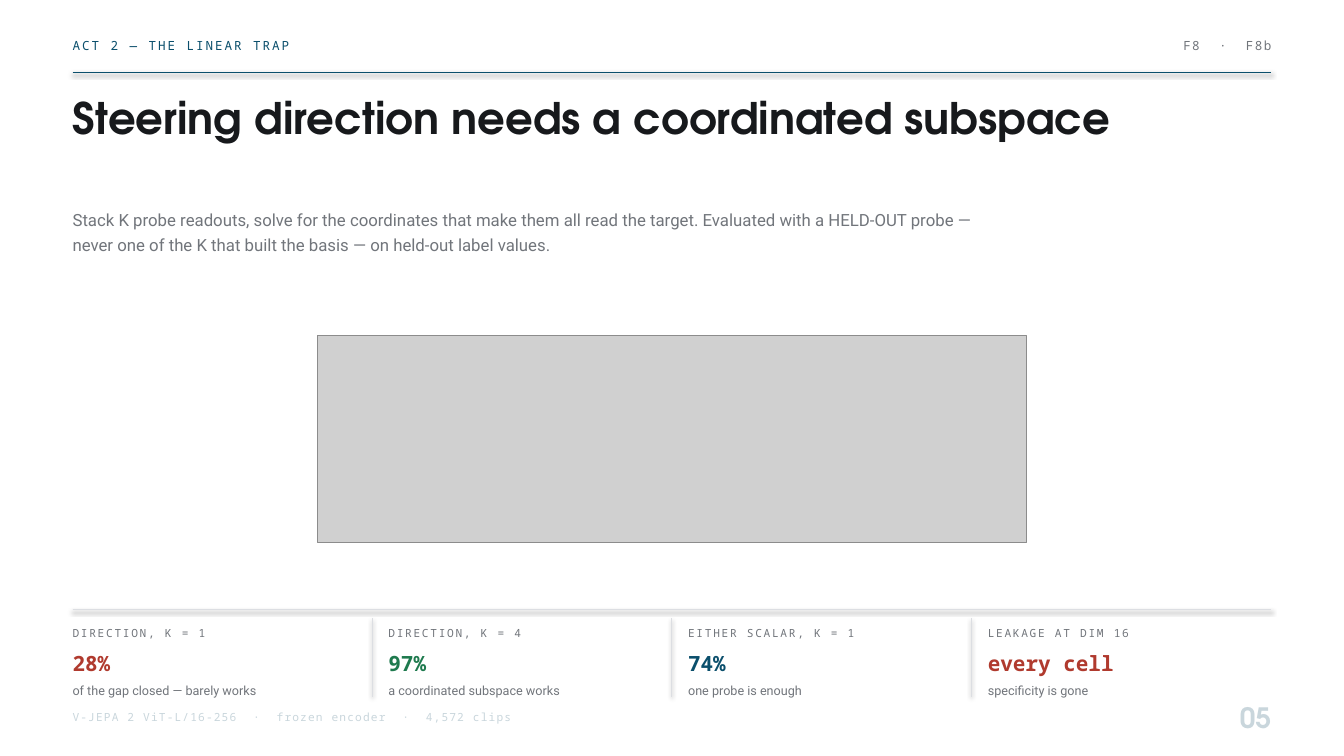
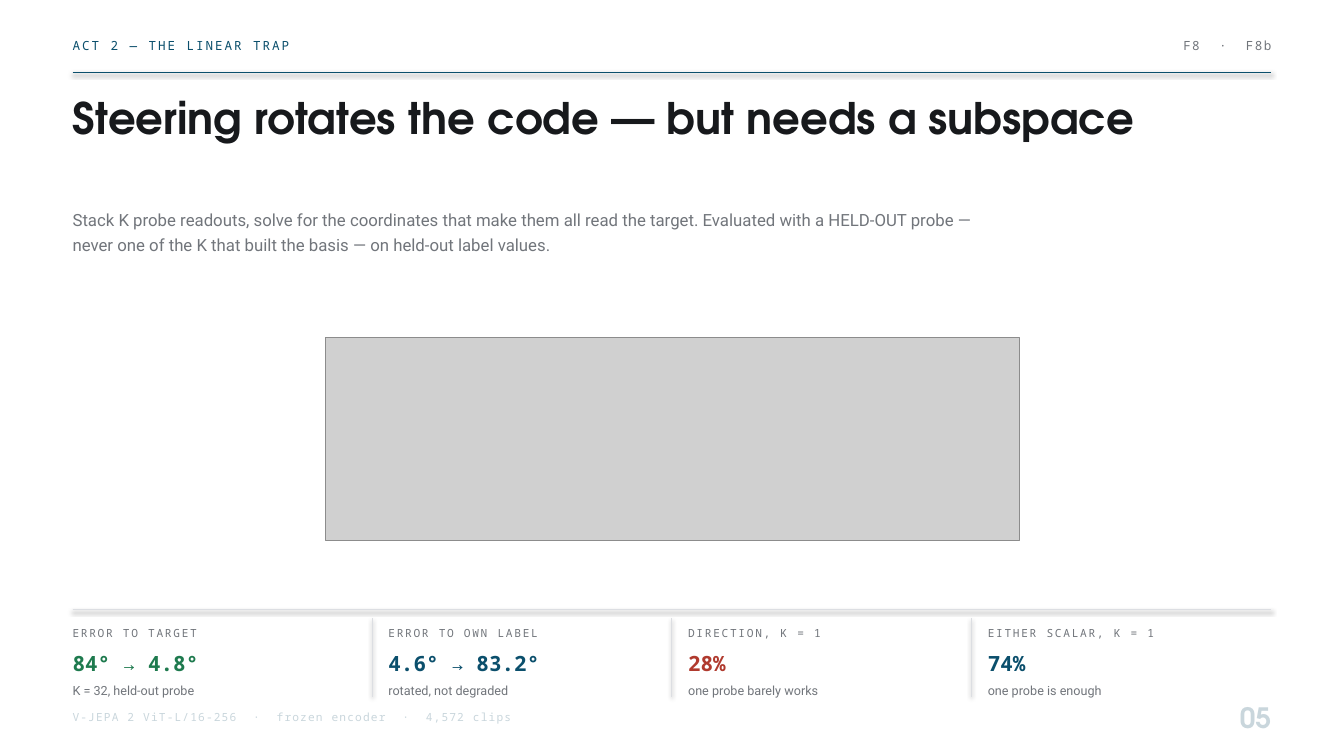
Before and after one commit to vishaldas/vjepa_interpretability, a slide deck: slide 5 of artifacts/deck/vjepa-direction-ring.pptx. Drawn at 1344x756 pixels with LibreOffice and Linux fonts; fonts in the diff are those of the drawing; grey boxes stand for pictures. Boxes give left, top, right and bottom in pixels: in the first picture for what was removed or moved away, otherwise in the second. Text is boxed around its words. In the diff, an @@ line names an element or a change of style, - is before the commit and + after.

```diff
--- a/artifacts/deck/vjepa-direction-ring.pptx
+++ b/artifacts/deck/vjepa-direction-ring.pptx
@@ text at (x1=73, y1=100, x2=1135, y2=144): text changed @@
-Steering direction needs a coordinated subspace
+Steering rotates the code — but needs a subspace
@@ picture resized from (x1=318, y1=336, x2=1027, y2=543) to (x1=326, y1=338, x2=1019, y2=540) @@
@@ text at (x1=73, y1=629, x2=197, y2=637): text changed @@
-DIRECTION, K = 1
+ERROR TO TARGET
@@ text at (x1=388, y1=629, x2=538, y2=637): text changed @@
-DIRECTION, K = 4
+ERROR TO OWN LABEL
@@ text at (x1=688, y1=629, x2=821, y2=639): text changed @@
-EITHER SCALAR, K = 1
+DIRECTION, K = 1
@@ text at (x1=988, y1=629, x2=1154, y2=639): text changed @@
-LEAKAGE AT DIM 16
+EITHER SCALAR, K = 1
@@ text at (x1=73, y1=656, x2=198, y2=671): text changed; text colour #B03A2E to #1E7A4E @@
-28%
+84° → 4.8°
@@ text at (x1=388, y1=655, x2=539, y2=672): text changed; text colour #1E7A4E to #0B4F6C @@
-97%
+4.6° → 83.2°
@@ text at (x1=688, y1=656, x2=726, y2=671): text changed; text colour #0B4F6C to #B03A2E @@
-74%
+28%
@@ text at (x1=988, y1=656, x2=1026, y2=671): text changed; text colour #B03A2E to #0B4F6C @@
-every cell
+74%
@@ text at (x1=73, y1=685, x2=194, y2=698): text changed @@
-of the gap closed — barely works
+K = 32, held-out probe
@@ text at (x1=388, y1=685, x2=509, y2=698): text changed @@
-a coordinated subspace works
+rotated, not degraded
@@ text at (x1=688, y1=685, x2=818, y2=698): text changed @@
-one probe is enough
+one probe barely works
@@ text at (x1=988, y1=685, x2=1102, y2=698): text changed @@
-specificity is gone
+one probe is enough
```
Also in this commit, not shown: 4 other files.
